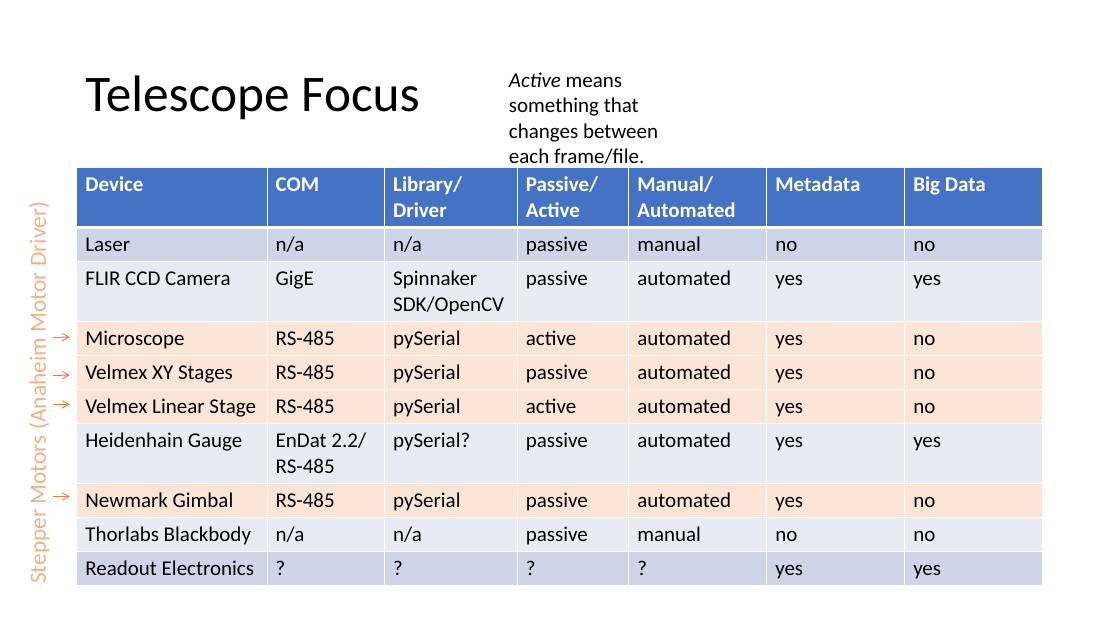
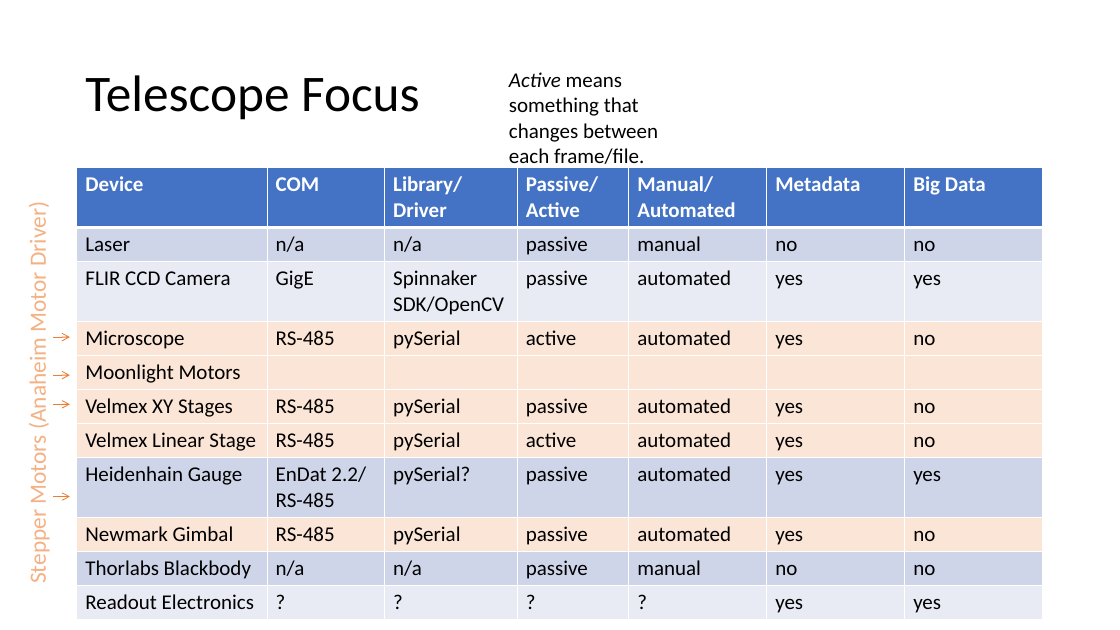
Before and after one commit to samcondon4/SPHEREx-lab-tools, a slide deck: slide 8 of SPHEREx-Calibration-Automation/presentations/SPHEREx_Calibration_Automation_Plan__Optics_Meeting_02162021.pptx. Drawn at 1120x630 pixels with LibreOffice and Linux fonts; fonts in the diff are those of the drawing. Boxes give left, top, right and bottom in pixels: in the first picture for what was removed or moved away, otherwise in the second. Text is boxed around its words. In the diff, an @@ line names an element or a change of style, - is before the commit and + after.

```diff
--- a/SPHEREx-Calibration-Automation/presentations/SPHEREx_Calibration_Automation_Plan__Optics_Meeting_02162021.pptx
+++ b/SPHEREx-Calibration-Automation/presentations/SPHEREx_Calibration_Automation_Plan__Optics_Meeting_02162021.pptx
@@ table at [77,168,1044,617] @@
+row 5: Moonlight Motors |  |  |  |  |  | 
```
Also in this commit, not shown: 3 other slides changed.
